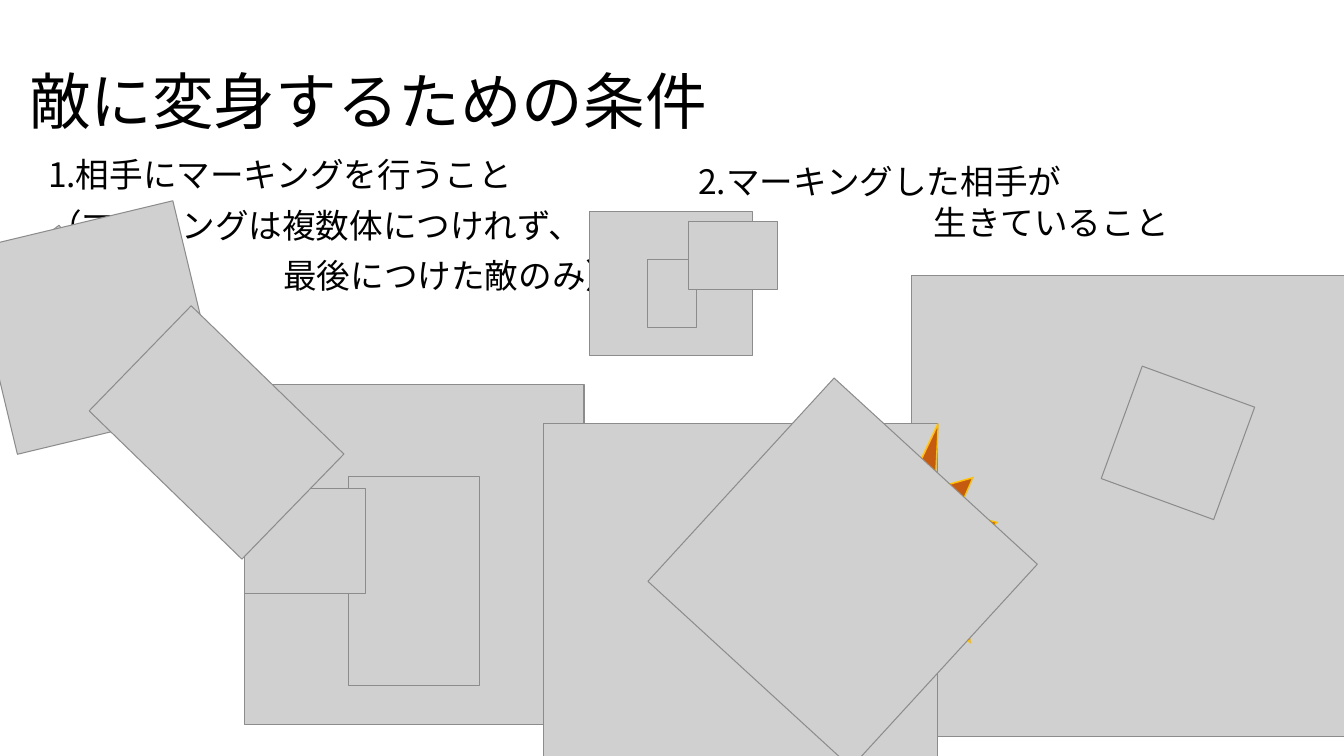
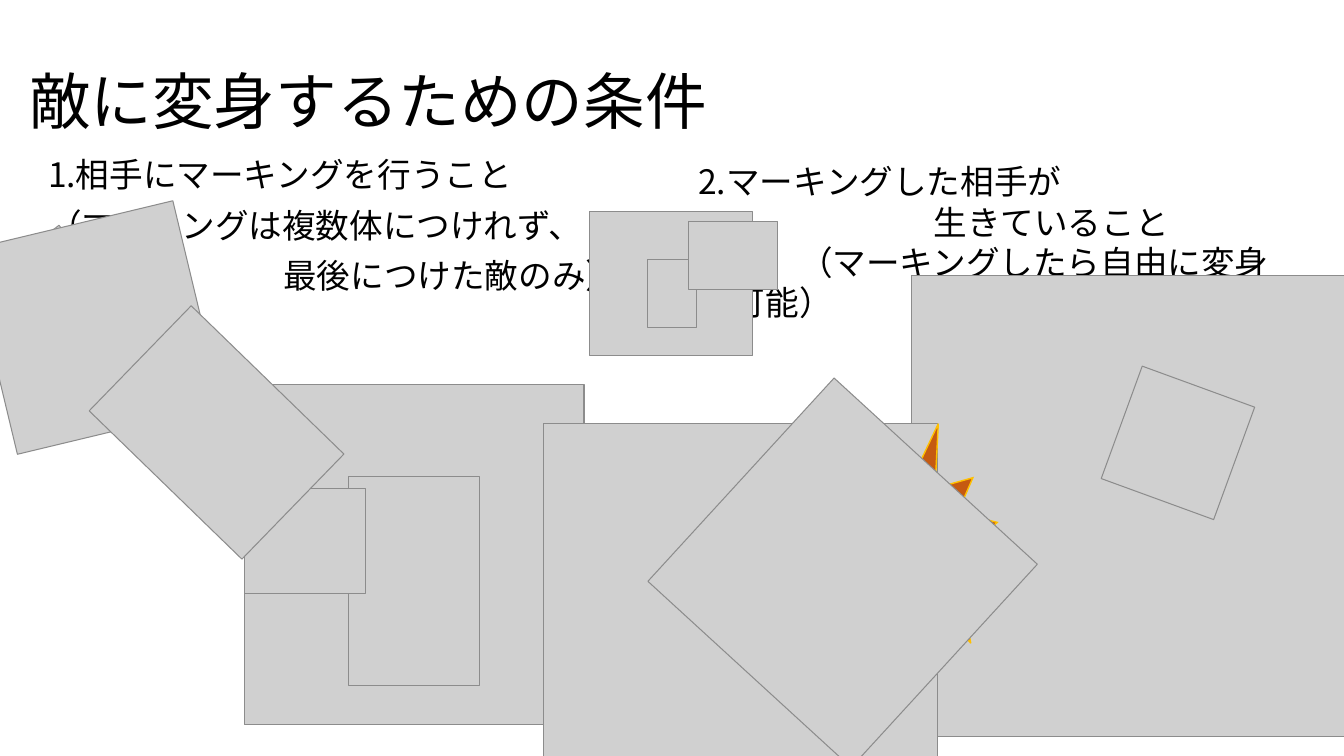
Before and after one commit to matsumohal-creator/GameEmployment, a slide deck: slide 6 of Form Trace/ゲーム企画Ⅱ四月の企画.pptx. Drawn at 1344x756 pixels with LibreOffice and Linux fonts; fonts in the diff are those of the drawing; grey boxes stand for pictures. Boxes give left, top, right and bottom in pixels: in the first picture for what was removed or moved away, otherwise in the second. Text is boxed around its words. In the diff, an @@ line names an element or a change of style, - is before the commit and + after.

```diff
--- a/Form Trace/ゲーム企画Ⅱ四月の企画.pptx
+++ b/Form Trace/ゲーム企画Ⅱ四月の企画.pptx
@@ text at (698, 246, 1268, 325): paragraph added @@
+（マーキングしたら自由に変身可可能）
```
Also in this commit, not shown: 23 other files.
